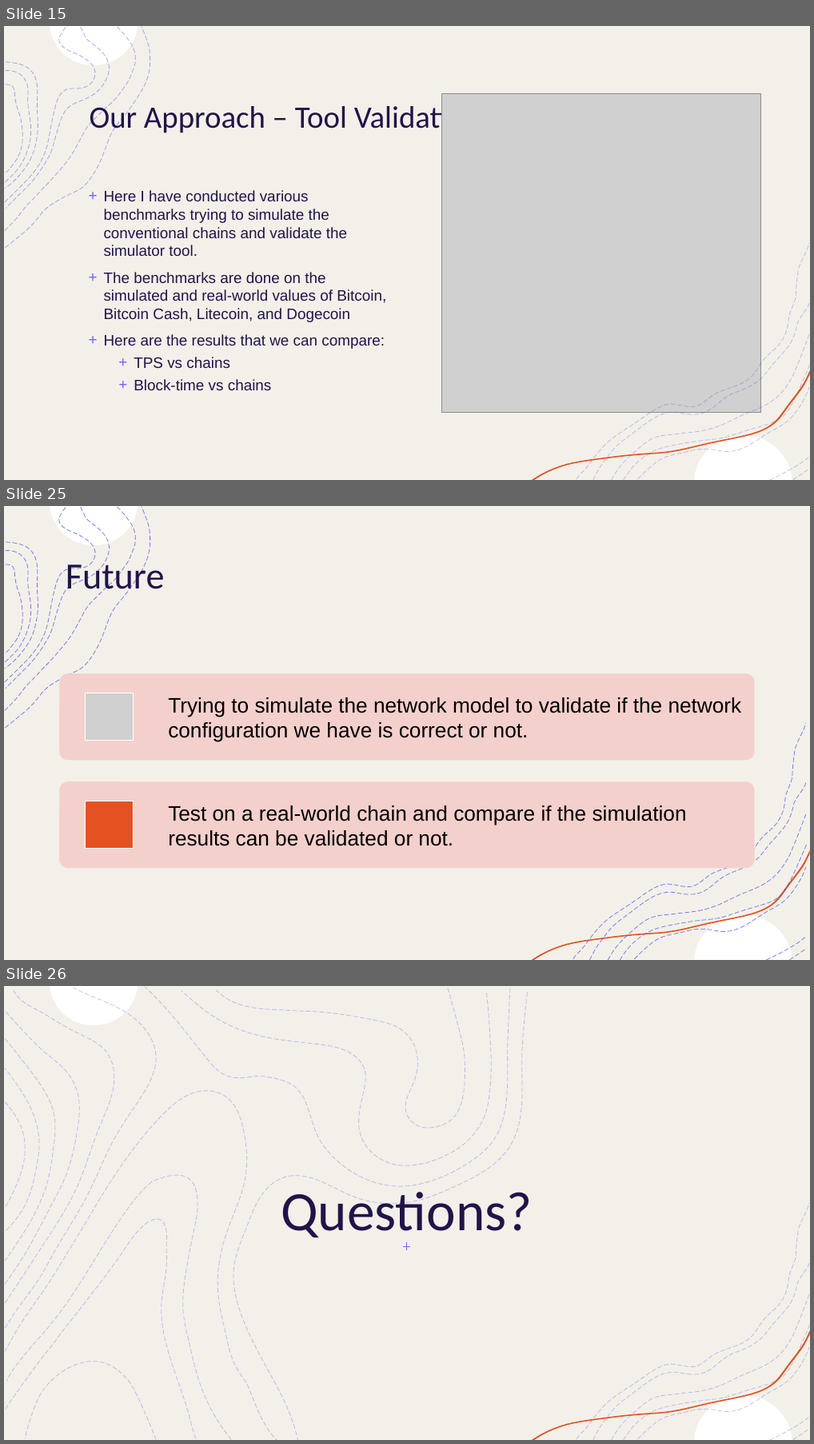
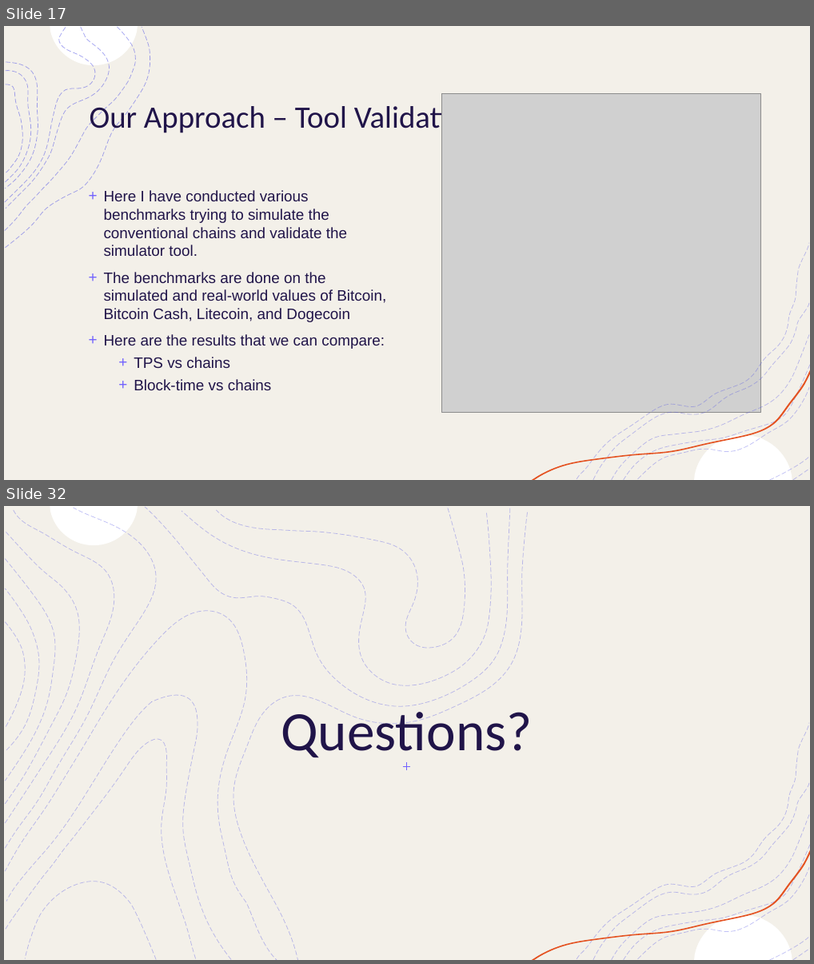
Before and after one commit to OmGandhi091611/Sharding_Simulations, a slide deck: Paper/Final Presentation.pptx. Shown one above the other, each under a label of ours: slides 15, 25 and 26 before the commit, slides 17 and 32 after it; the slides between them are not shown. The pictures are 814x1444 and 814x964 pixels, drawn with LibreOffice and Linux fonts; fonts in the diff are those of the drawing; grey boxes stand for pictures. Boxes give left, top, right and bottom in pixels: in the first picture for what was removed or moved away, otherwise in the second. Text is boxed around its words. In the diff, an @@ line names an element or a change of style, - is before the commit and + after.

```diff
--- a/Paper/Final Presentation.pptx
+++ b/Paper/Final Presentation.pptx
@@ slide 25 removed at bbox=[4, 506, 810, 960], background #FFFFFF; not listed: 10 template elements that a slide beside it also shows @@
@@ rectangle removed at bbox=[4, 506, 810, 960] @@
@@ freeform shape removed at bbox=[50, 506, 138, 545] @@
@@ group removed at bbox=[6, 508, 150, 728]: 4 freeform shapes @@
@@ title removed at bbox=[66, 557, 165, 597] @@
-Future
@@ freeform shape removed at bbox=[574, 723, 806, 959] @@
@@ group removed at bbox=[60, 673, 755, 868]: 2 rounded rectangles, 2 texts, 1 picture, 1 rectangle @@
-Trying to simulate the network model to validate if the network configuration we have is correct or not.
-Test on a real-world chain and compare if the simulation results can be validated or not.
@@ freeform shape removed at bbox=[635, 867, 806, 959] @@
@@ what was slide 15 is now slide 17 @@
@@ what was slide 26 is now slide 32 @@
```
Also in this commit, not shown: 4 slides changed, 11 slides added, 4 other slides removed.
